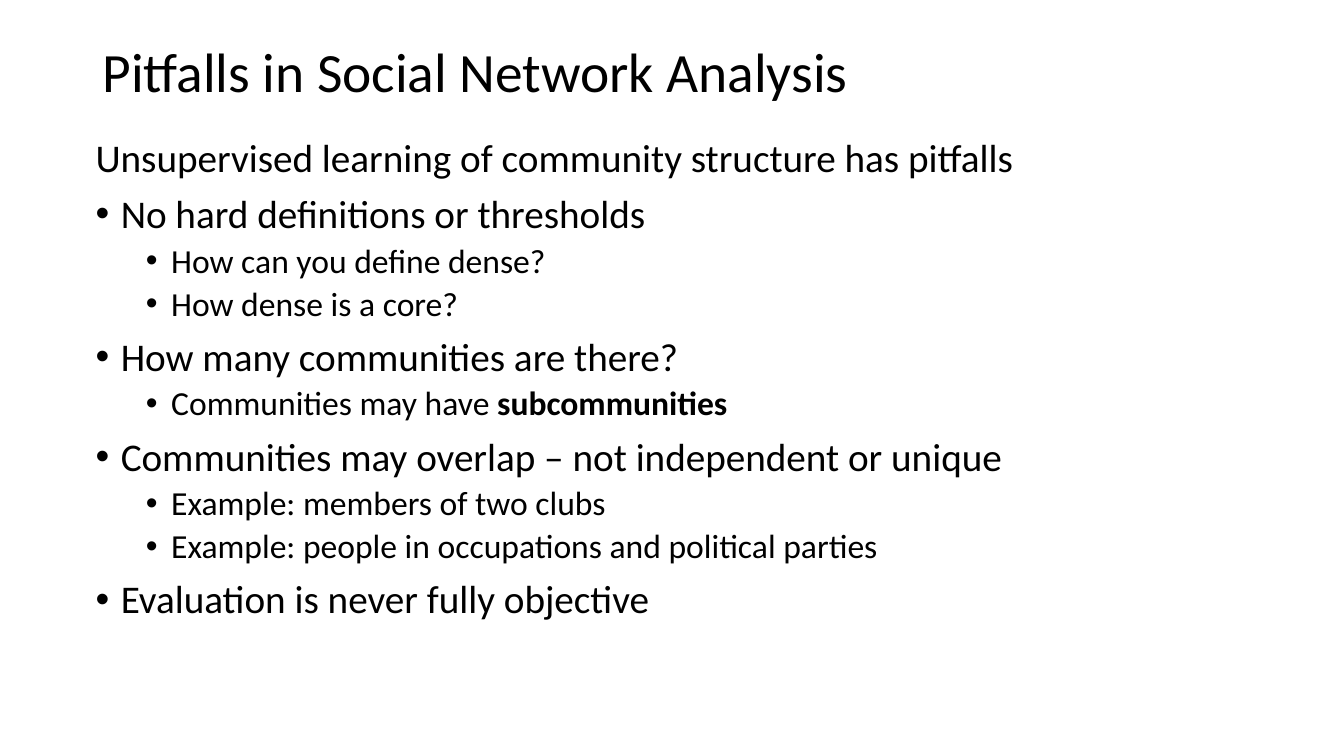
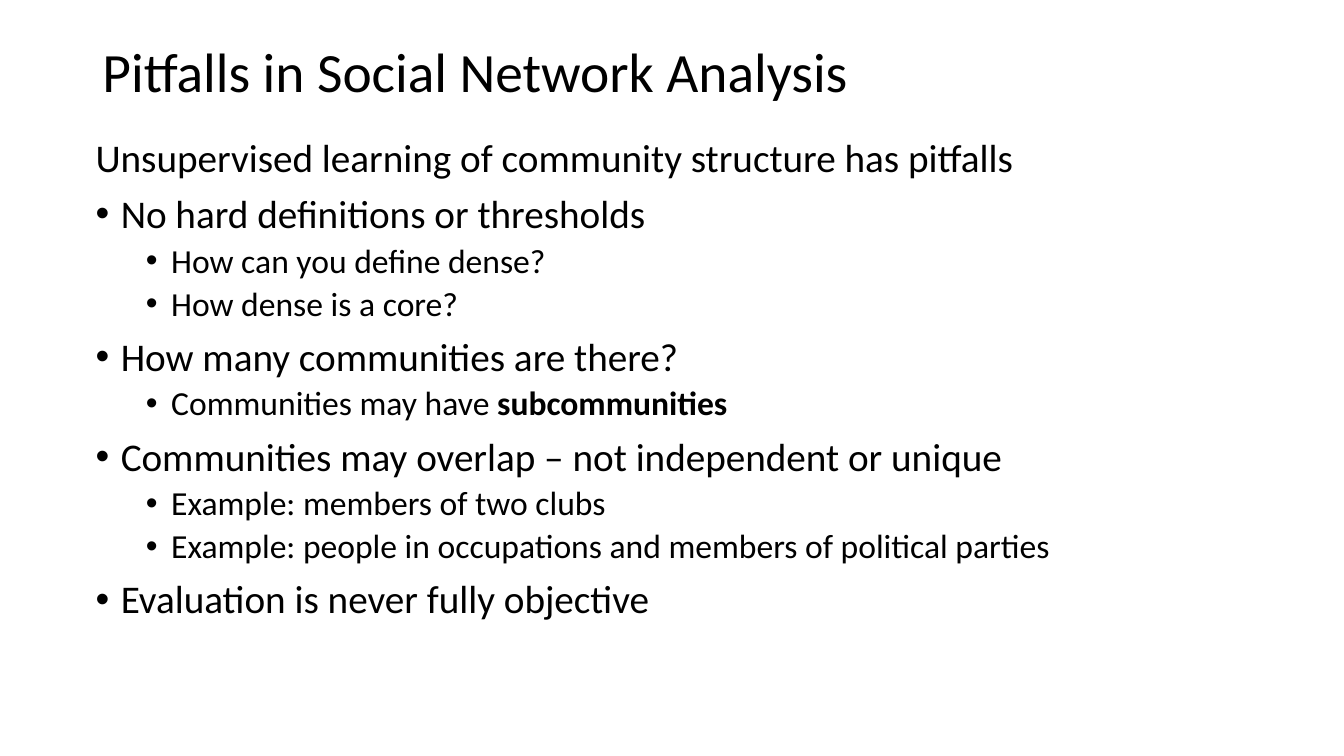
Before and after one commit to StephenElston/CSCI-E-108, a slide deck: slide 9 of slides/8_SocialNetworkAnalysis.pptx. Drawn at 1344x756 pixels with LibreOffice and Linux fonts; fonts in the diff are those of the drawing. Boxes give left, top, right and bottom in pixels: in the first picture for what was removed or moved away, otherwise in the second. Text is boxed around its words. In the diff, an @@ line names an element or a change of style, - is before the commit and + after.

Commit message:
Fixed typos from lecture

```diff
--- a/slides/8_SocialNetworkAnalysis.pptx
+++ b/slides/8_SocialNetworkAnalysis.pptx
@@ text at <box>171,534,1049,564</box>: text changed @@
-  • Example: people in occupations and political parties
+  • Example: people in occupations and members of political parties
```
Also in this commit, not shown: 4 other slides changed.
